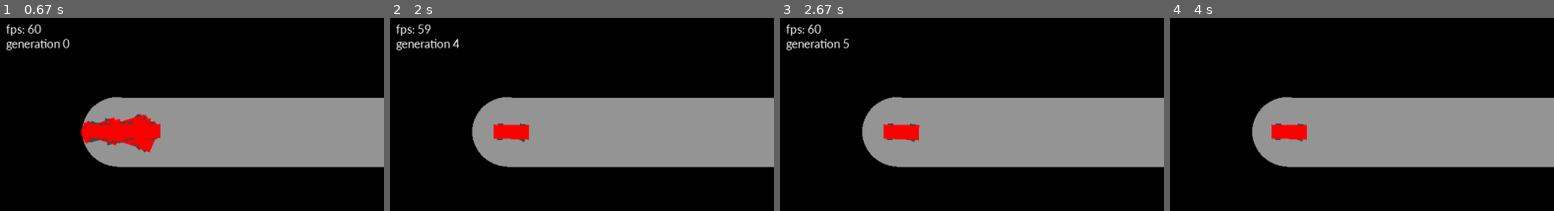
Above: before the commit, frames 1-4 (left to right).
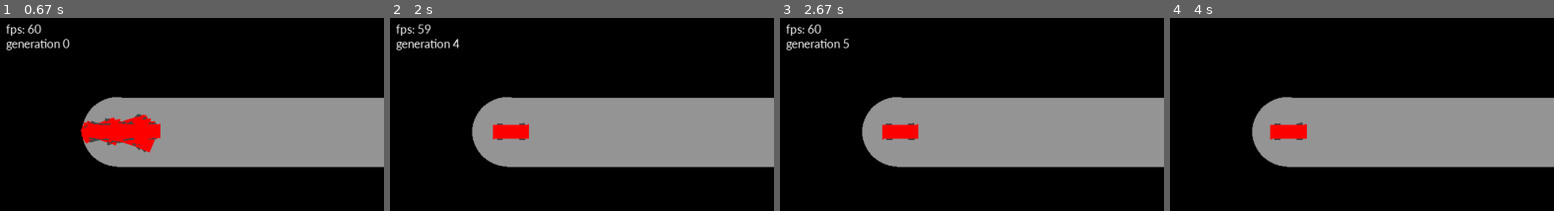
Above: after the commit, the same moments.

Repository: alexelwood14/Hello-AI
Game: pygame game, started from main.py
The game is run twice, just before and just after one commit, with the same random seed, the same clock (stepped at 60 frames per second) and the same inputs.
Inputs (mouse positions are % of the whole screen's width and height, from its top left):
- Up to frame 1 (0.67 s): no input
- Up to frame 2 (2 s): tap X at 0.83, 1.23, 1.53, 1.73 s
- Up to frame 3 (2.67 s): click (92, 22) at 2.05 s; tap X at 2.4 s
- Up to frame 4 (4 s): tap X at 2.7, 3.23, 3.53, 3.8 s; click (40, 38) at 2.88 s; tap Z at 3.32 s
The pictures show only the part of the screen within x 0-50%, y 0-50%; the shares and areas given below are measured in that part.

Frame 1 is identical in both runs. In frame 2, 0.1% of the frame differs, in the area x 26-37%, y 54-65%; in frame 3, 0.2%; in frame 4, 0.1%.

Commit message:
Kept the best 5 instead of mutating them

Diff:
--- a/ai.py
+++ b/ai.py
@@ -284,21 +284,25 @@
             for node in range(len(self.weights[layer])):
                 self.weights[layer][node] = weights[layer][node][:]
 
+
+    def set_biases(self, biases):
+        for layer in range(len(biases)):
+            self.biases[layer] = biases[layer][:]
+
+
+    def mutate_biases(self):
+        for layer in range(len(self.biases)):
+            for bias in range(len(self.biases[layer])):
+                self.biases[layer][bias] = np.random.normal(self.biases[layer][bias], 0.2)
+
+
+    def mutate_weights(self):
         for layer in range(len(self.weights)):
             for node in range(len(self.weights[layer])):
                 for w in range(len(self.weights[layer][node])):
                     self.weights[layer][node][w] = np.random.normal(self.weights[layer][node][w], 0.2)
 
 
-    def set_biases(self, biases):
-        for layer in range(len(biases)):
-            self.biases[layer] = biases[layer][:]
-
-        for layer in range(len(self.biases)):
-            for bias in range(len(self.biases[layer])):
-                self.biases[layer][bias] = np.random.normal(self.biases[layer][bias], 0.2)
-
-
     def get_weights(self):
         return self.weights
 
--- a/car_o.py
+++ b/car_o.py
@@ -392,6 +392,12 @@
     def get_weights(self):
         return self.ai.get_weights()
 
+    def mutate_biases(self):
+        self.ai.mutate_biases()
+
+    def mutate_weights(self):
+        self.ai.mutate_weights()
+
     def reset(self):
         asp_ratio = self.window.get_size()[1] / const.BASE_RES
         self.pos = asp_ratio * np.array([300, 300])
--- a/game.py
+++ b/game.py
@@ -39,10 +39,14 @@
     for i in range(50):
         cars.append(car_o.Car(window, [asp_ratio*300, asp_ratio*300], 10))
 
-    for car in range(len(top_cars)):
-        for i in range(10):
-            cars[(car * 10) + i].set_biases(top_cars[car].get_biases())
-            cars[(car * 10) + i].set_weights(top_cars[car].get_weights())
+    for i in range(10):
+        for car in range(len(top_cars)):
+            cars[(i * 5) + car].set_biases(top_cars[car].get_biases())
+            cars[(i * 5) + car].set_weights(top_cars[car].get_weights())
+
+    for car in range(45):
+        cars[car].mutate_biases()
+        cars[car].mutate_weights()
 
     return cars
 
